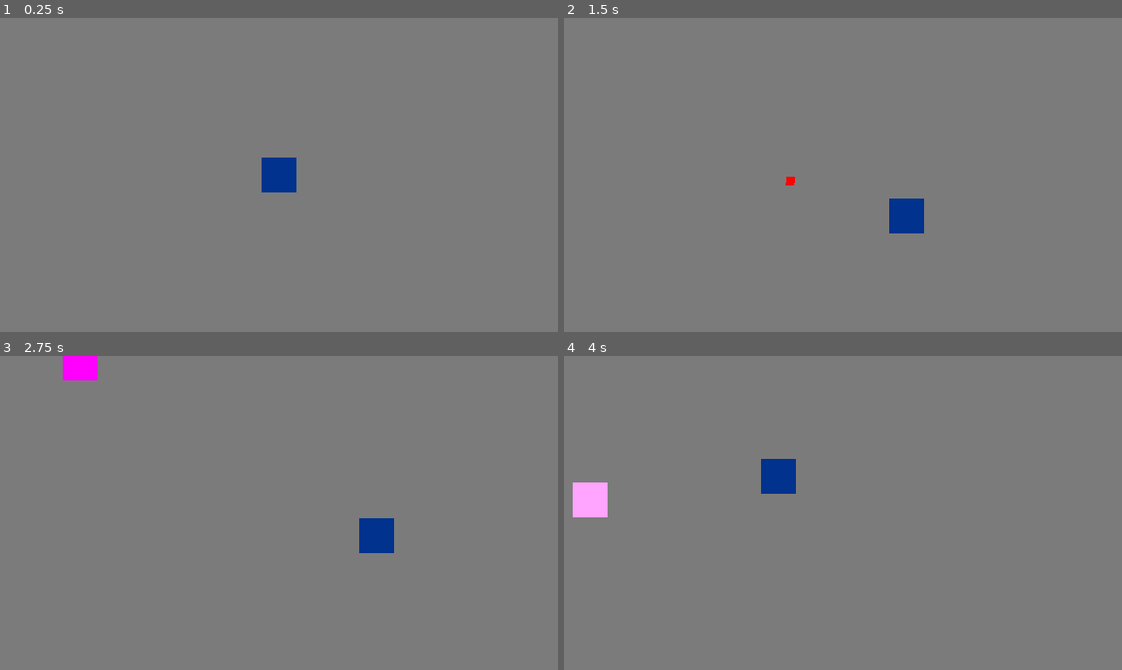
Above: before the commit, frames 1-4 (two rows, left to right).
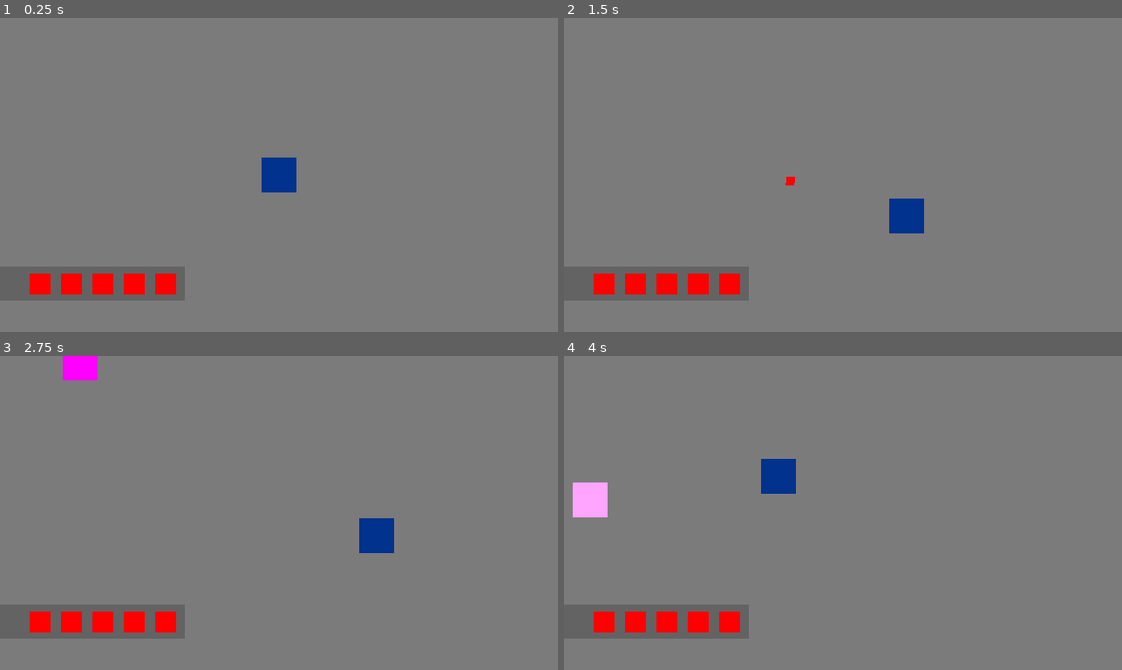
Above: after the commit, the same moments.

Repository: Lukko-Digital/WellesleyGameJam2024
Game: Godot game, scene res://src/main.tscn
Two runs of this game, one before a commit and one after it. Both use one fixed random seed, a clock stepped at 60 frames per second and the inputs below.
Inputs (mouse positions are in pixels of both pictures, inside the frame that each line leads up to):
- Up to frame 1 (0.25 s): no input
- Up to frame 2 (1.5 s): tap Enter at 0.5 s; move the mouse to (965, 159) at 0.52 s; press the mouse at (965, 159) at 0.53 s; hold D (right) 0.53-1.28 s; move the mouse to (731, 190) at 1.27 s; release the mouse at (731, 190) at 1.28 s; hold S (down) from 1.28 s (still down); click (731, 190) at 1.35 s
- Up to frame 3 (2.75 s): move the mouse to (334, 443) at 2.02 s; release S (down) at 2.03 s; press the mouse at (334, 443) at 2.03 s; hold D (right) from 2.03 s (still down)
- Up to frame 4 (4 s): move the mouse to (815, 575) at 2.77 s; release D (right) at 2.78 s; release the mouse at (815, 575) at 2.78 s; hold W (up) 2.78-3.53 s; click (815, 575) at 2.85 s; move the mouse to (1010, 560) at 3.52 s; press the mouse at (1010, 560) at 3.53 s; hold A (left) from 3.53 s (still down)

The runs differ from the first frame. In frame 1, 1.2% of the frame differs, in the area x 5-32%, y 81-89%; in frame 2, 1.2%; in frame 3, 1.2%; in frame 4, 1.2%.

Commit message:
resize ui to match new viewport

Diff:
--- a/src/display/ui.tscn
+++ b/src/display/ui.tscn
@@ -5,11 +5,10 @@
 [node name="ui" type="CanvasLayer"]
 
 [node name="ColorRect" type="ColorRect" parent="."]
-offset_left = -111.0
-offset_top = 892.0
-offset_right = 150.0
-offset_bottom = 931.0
-scale = Vector2(2.5, 2.53441)
+offset_left = -49.0
+offset_top = 285.0
+offset_right = 212.0
+offset_bottom = 324.0
 color = Color(0, 0, 0, 0.196078)
 
 [node name="HBoxContainer" type="HBoxContainer" parent="ColorRect"]
